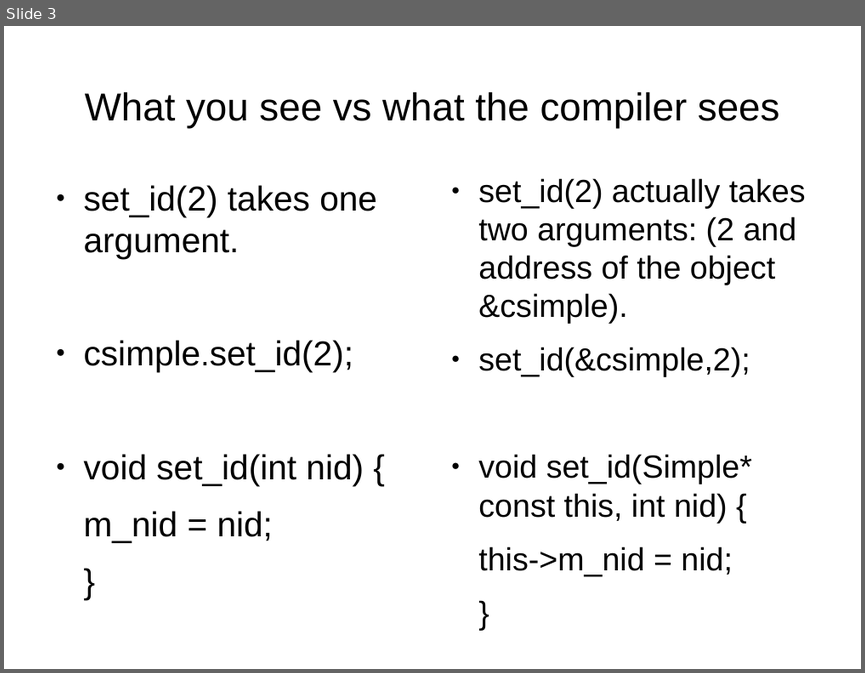
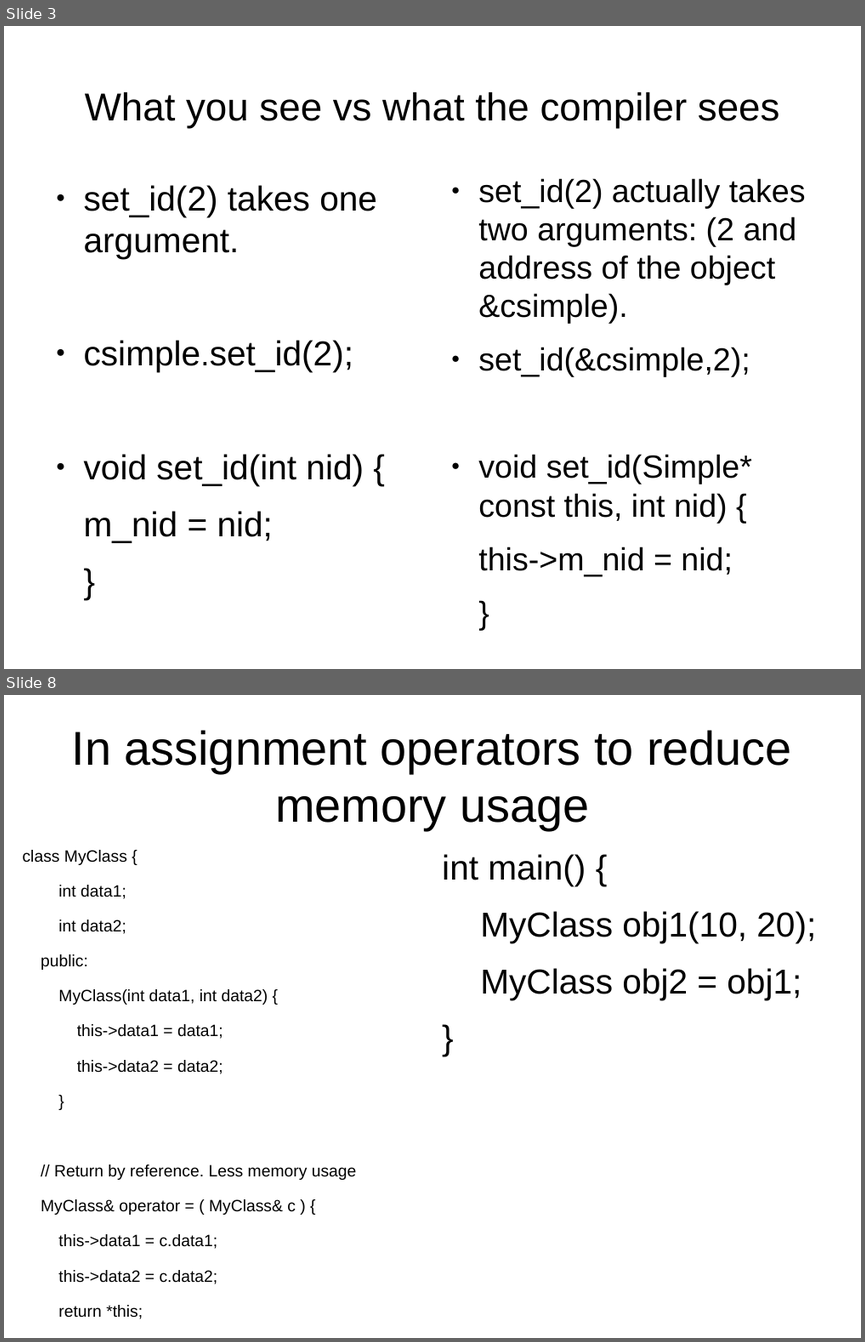
Before and after one commit to kks32/cpp-software-development, a slide deck: Ex8_Pointers_III/Ex8_Pointers-III.odp. Shown one above the other, each under a label of ours: slide 3 before the commit, slides 3 and 8 after it; the slides between them are not shown. The pictures are 865x673 and 865x1342 pixels, drawn with LibreOffice and Linux fonts; fonts in the diff are those of the drawing. Boxes give left, top, right and bottom in pixels: in the first picture for what was removed or moved away, otherwise in the second. Text is boxed around its words. In the diff, an @@ line names an element or a change of style, - is before the commit and + after.

Commit message:
Reference

```diff
--- a/Ex8_Pointers_III/Ex8_Pointers-III.odp
+++ b/Ex8_Pointers_III/Ex8_Pointers-III.odp
@@ slide 8 added at (4,695,861,1338), background #FFFFFF @@
@@ title added at (72,730,792,830), 44 pt, text #000000 @@
+In assignment operators to reduce memory usage
@@ text added at (23,850,357,1319), 15.2 pt, text #000000 @@
+class MyClass {
+int data1;
+int data2;
+public:
+MyClass(int data1, int data2) {
+this->data1 = data1;
+this->data2 = data2;
+}
+// Return by reference. Less memory usage
+MyClass& operator = ( MyClass& c ) {
+this->data1 = c.data1;
+this->data2 = c.data2;
+return *this;
+}
+};
@@ text added at (442,854,816,999), 32 pt, text #000000 @@
+int main() {
+MyClass obj1(10, 20);
+MyClass obj2 = obj1;
+}
```
Also in this commit, not shown: 1 slide changed, 3 other slides added, 1 other file.
